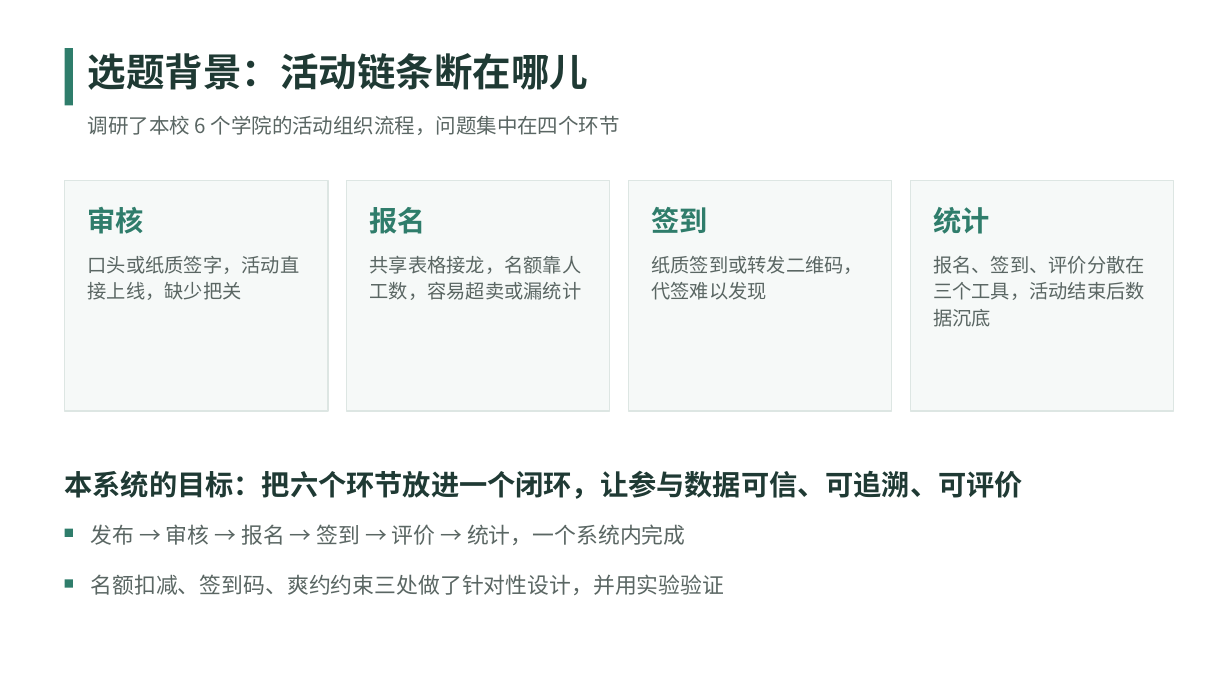
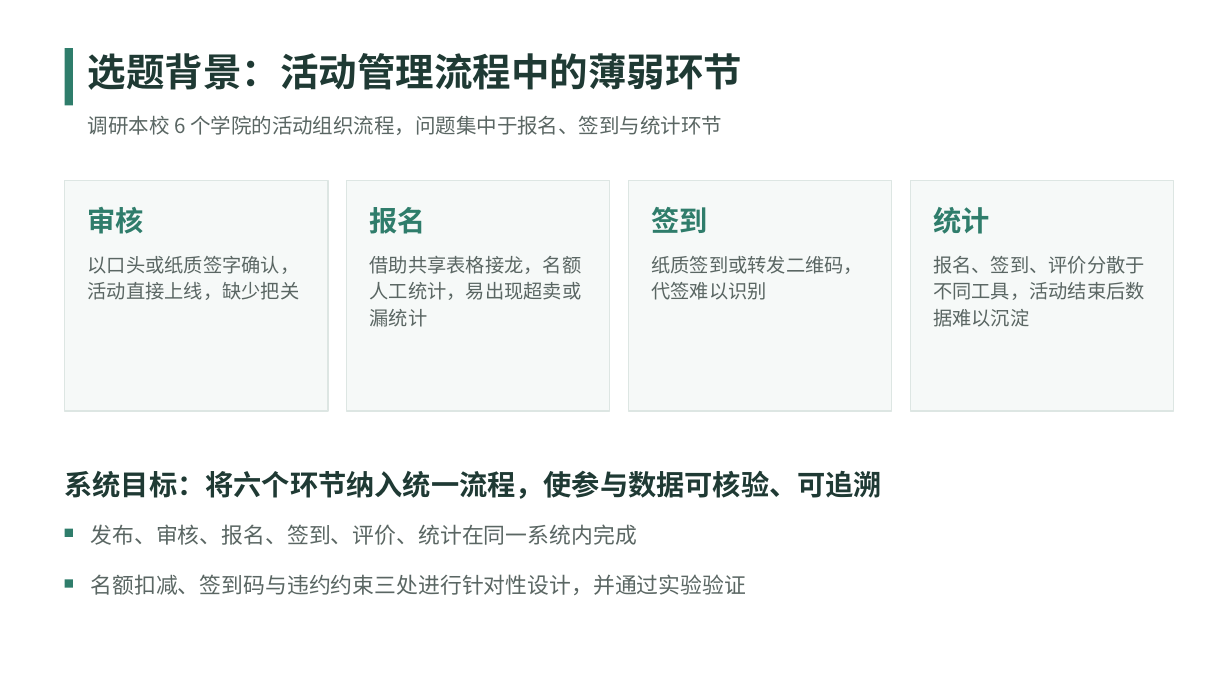
Before and after one commit to tkRRRRRR/Campus-Event-Management-System, a slide deck: slide 2 of doc/答辩PPT.pptx. Drawn at 1232x693 pixels with LibreOffice and Linux fonts; fonts in the diff are those of the drawing. Boxes give left, top, right and bottom in pixels: in the first picture for what was removed or moved away, otherwise in the second. Text is boxed around its words. In the diff, an @@ line names an element or a change of style, - is before the commit and + after.

```diff
--- a/doc/答辩PPT.pptx
+++ b/doc/答辩PPT.pptx
@@ text at (88, 53, 742, 90): text changed @@
-选题背景：活动链条断在哪儿
+选题背景：活动管理流程中的薄弱环节
@@ text at (88, 116, 722, 135): text changed @@
-调研了本校 6 个学院的活动组织流程，问题集中在四个环节
+调研本校 6 个学院的活动组织流程，问题集中于报名、签到与统计环节
@@ text at (88, 256, 300, 300): text changed @@
-口头或纸质签字，活动直接上线，缺少把关
+以口头或纸质签字确认，活动直接上线，缺少把关
@@ text at (370, 256, 582, 327): text changed @@
-共享表格接龙，名额靠人工数，容易超卖或漏统计
+借助共享表格接龙，名额人工统计，易出现超卖或漏统计
@@ text at (651, 256, 863, 300): text changed @@
-纸质签到或转发二维码，代签难以发现
+纸质签到或转发二维码，代签难以识别
@@ text at (933, 256, 1145, 327): text changed @@
-报名、签到、评价分散在三个工具，活动结束后数据沉底
+报名、签到、评价分散于不同工具，活动结束后数据难以沉淀
@@ text at (65, 471, 882, 499): text changed @@
-本系统的目标：把六个环节放进一个闭环，让参与数据可信、可追溯、可评价
+系统目标：将六个环节纳入统一流程，使参与数据可核验、可追溯
@@ text at (91, 524, 637, 545): text changed @@
-发布 → 审核 → 报名 → 签到 → 评价 → 统计，一个系统内完成
+发布、审核、报名、签到、评价、统计在同一系统内完成
@@ text at (91, 574, 747, 595): text changed @@
-名额扣减、签到码、爽约约束三处做了针对性设计，并用实验验证
+名额扣减、签到码与违约约束三处进行针对性设计，并通过实验验证
```
Also in this commit, not shown: 10 other slides changed, 27 other files.
